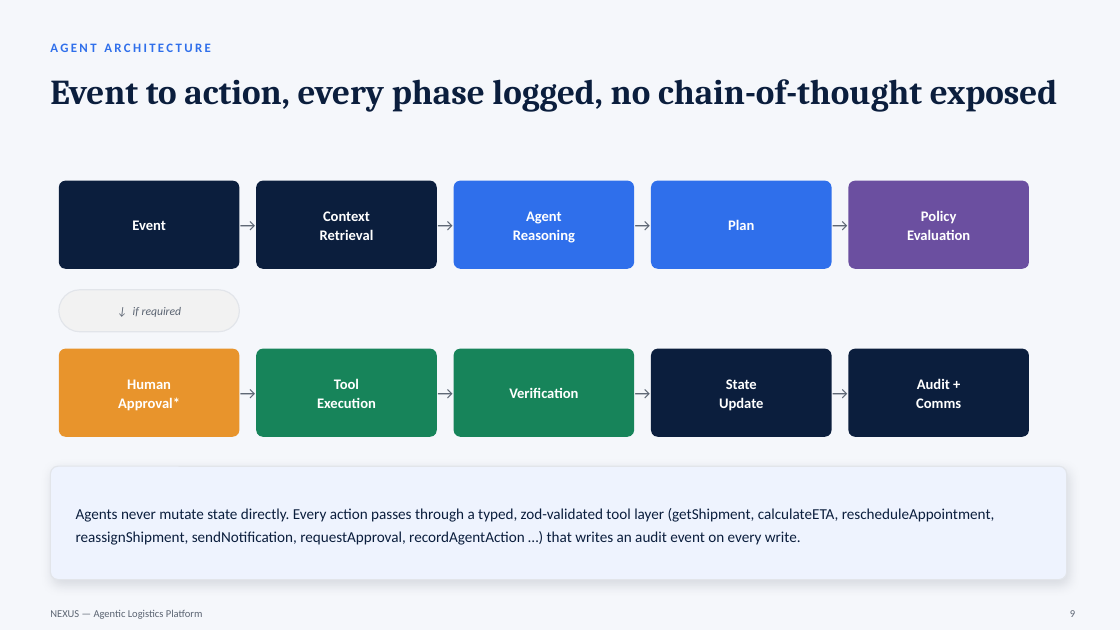
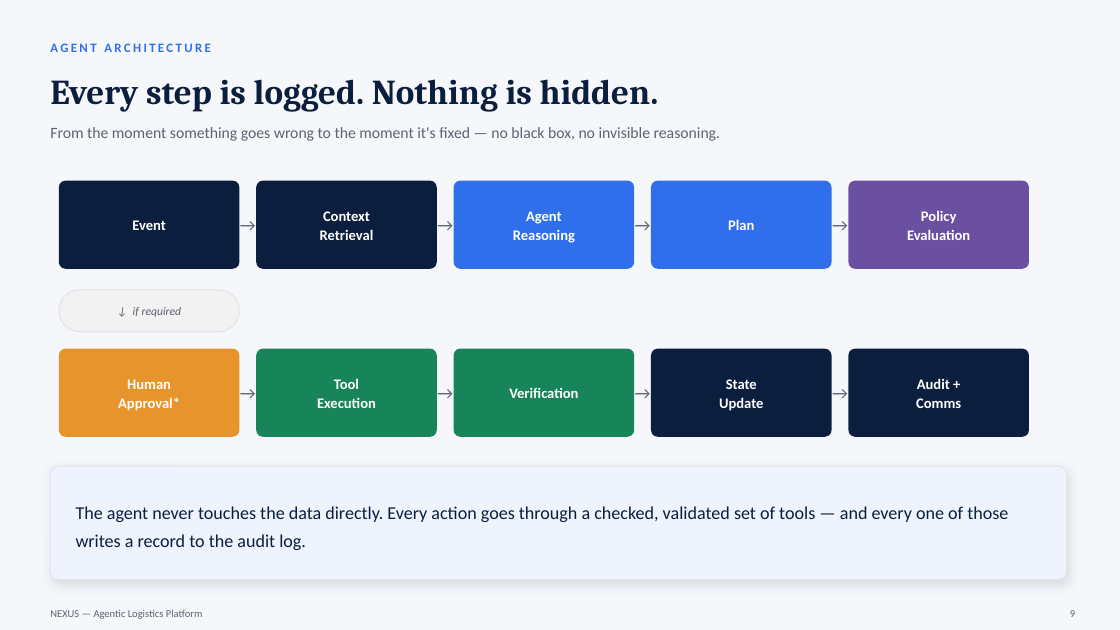
Before and after one commit to fernandogarzaaa/NEXUS, a slide deck: slide 9 of docs/NEXUS-Scoping-Pack.pptx. Drawn at 1120x630 pixels with LibreOffice and Linux fonts; fonts in the diff are those of the drawing. Boxes give left, top, right and bottom in pixels: in the first picture for what was removed or moved away, otherwise in the second. Text is boxed around its words. In the diff, an @@ line names an element or a change of style, - is before the commit and + after.

```diff
--- a/docs/NEXUS-Scoping-Pack.pptx
+++ b/docs/NEXUS-Scoping-Pack.pptx
@@ text at <box>50,79,659,112</box>: text changed @@
-Event to action, every phase logged, no chain-of-thought exposed
+Every step is logged. Nothing is hidden.
@@ text added at <box>50,127,720,141</box>, 13.5 pt, text #5B6472 @@
+From the moment something goes wrong to the moment it's fixed — no black box, no invisible reasoning.
@@ text at <box>76,506,1008,550</box>: text changed; size 13 to 15.5 pt @@
-Agents never mutate state directly. Every action passes through a typed, zod-validated tool layer (getShipment, calculateETA, rescheduleAppointment, reassignShipment, sendNotification, requestApproval, recordAgentAction …) that writes an audit event on every write.
+The agent never touches the data directly. Every action goes through a checked, validated set of tools — and every one of those writes a record to the audit log.
```
Also in this commit, not shown: 8 other slides changed, 2 slides added, 2 slides removed.
